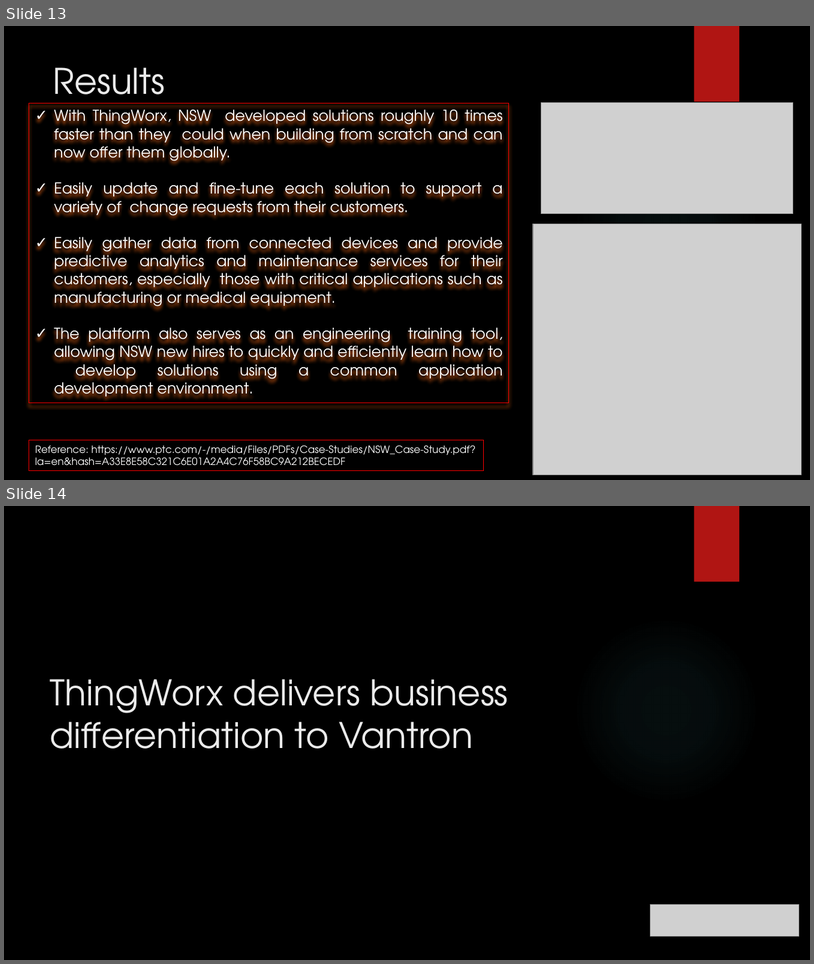
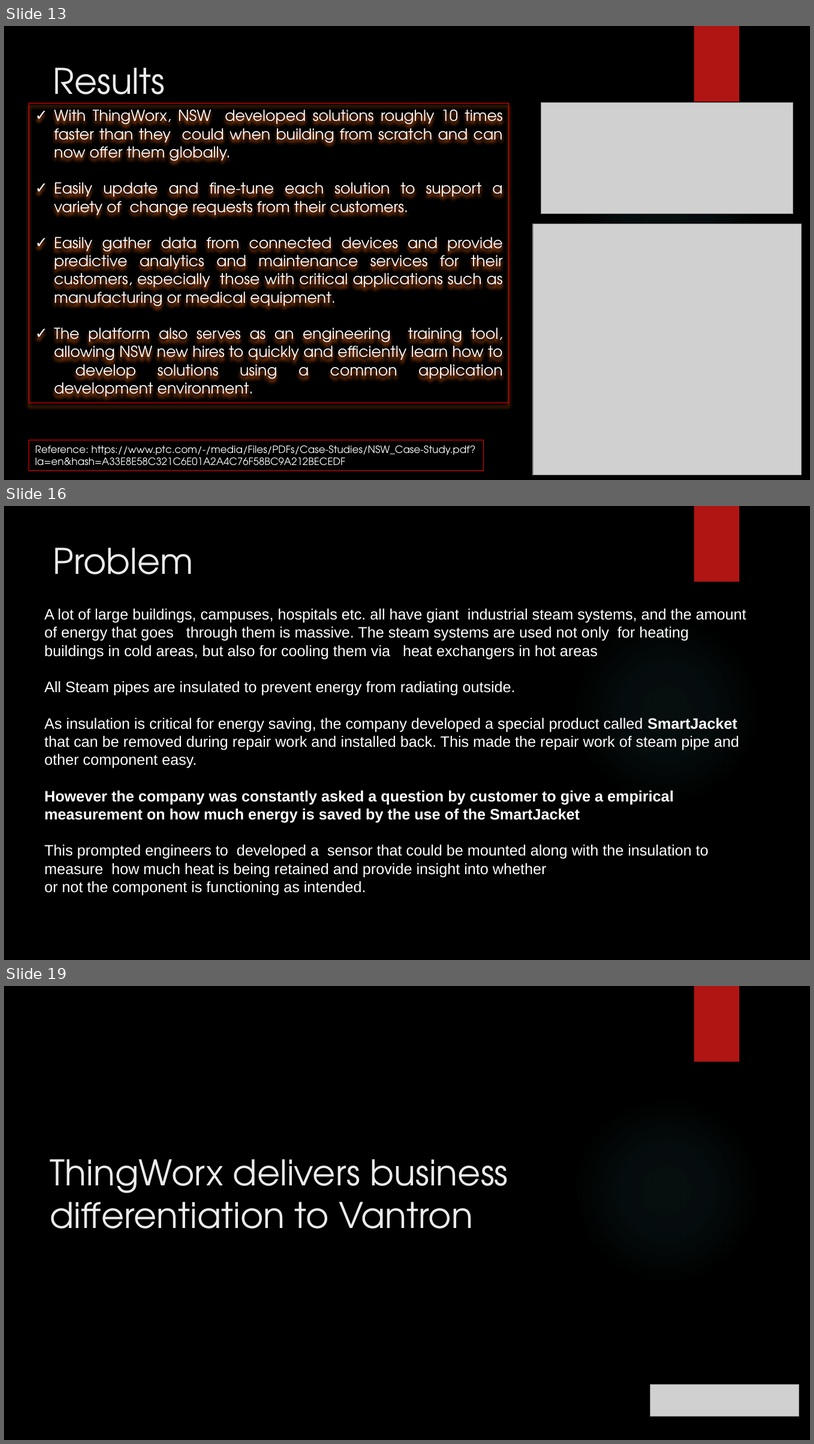
Before and after one commit to girishsukukumar/thingworx, a slide deck: CaseStudies-IoT.pptx. Shown one above the other, each under a label of ours: slides 13 and 14 before the commit, slides 13, 16 and 19 after it; the slides between them are not shown. The pictures are 814x964 and 814x1444 pixels, drawn with LibreOffice and Linux fonts; fonts in the diff are those of the drawing; grey boxes stand for pictures; background and template pictures are left out. Boxes give left, top, right and bottom in pixels: in the first picture for what was removed or moved away, otherwise in the second. Text is boxed around its words. In the diff, an @@ line names an element or a change of style, - is before the commit and + after.

```diff
--- a/CaseStudies-IoT.pptx
+++ b/CaseStudies-IoT.pptx
@@ slide 16 added at [4,506,810,960], background picture (left out); not listed: 2 template elements that a slide beside it also shows @@
@@ title added at [53,547,194,574], 42 pt, text #EBEBEB @@
+Problem
@@ text added at [44,608,747,895], 18 pt, text #FFFFFF @@
+A lot of large buildings, campuses, hospitals etc. all have giant industrial steam systems, and the amount of energy that goes through them is massive. The steam systems are used not only for heating buildings in cold areas, but also for cooling them via heat exchangers in hot areas
+All Steam pipes are insulated to prevent energy from radiating outside.
+As insulation is critical for energy saving, the company developed a special product called SmartJacket that can be removed during repair work and installed back. This made the repair work of steam pipe and other component easy.
+However the company was constantly asked a question by customer to give a empirical measurement on how much energy is saved by the use of the SmartJacket
+This prompted engineers to developed a sensor that could be mounted along with the insulation to measure how much heat is being retained and provide insight into whether
+or not the component is functioning as intended.
@@ what was slide 14 is now slide 19 @@
```
Also in this commit, not shown: 1 slide changed, 4 other slides added.
